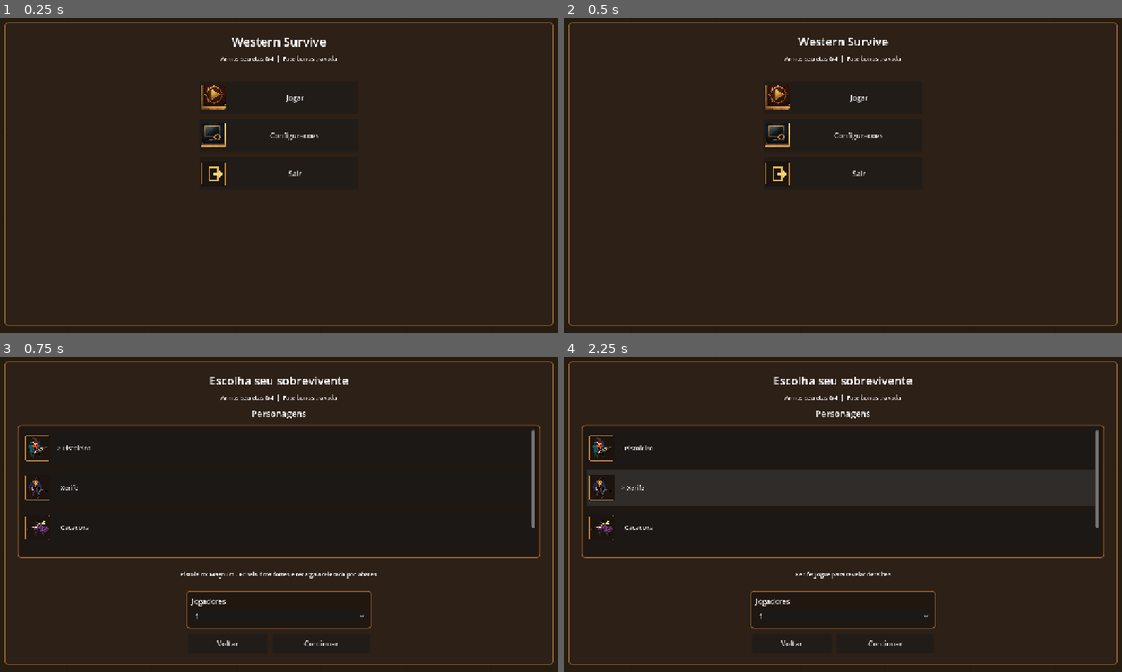
Above: before the commit, frames 1-4 (two rows, left to right).
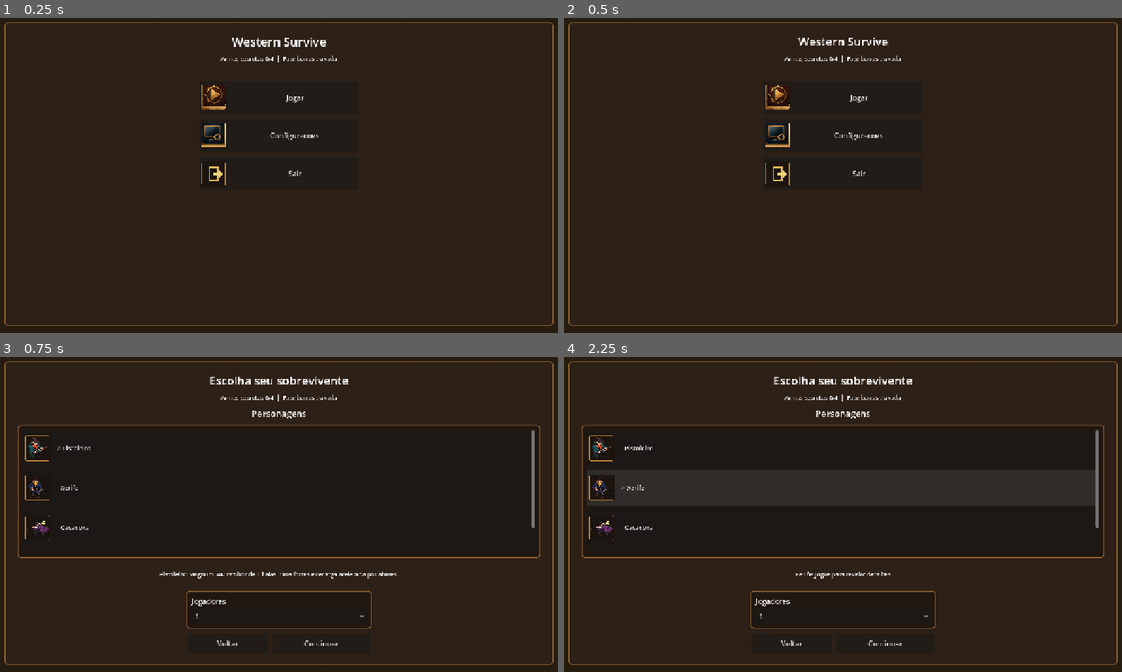
Above: after the commit, the same moments.

Repository: Xaxadox/WesternSurvive
Game: Godot game, scene res://scenes/splash_screen.tscn
Same seed, same stepped clock (60 frames per second), same inputs: the game is played once before the commit and once after it.
Inputs:
- Up to frame 1 (0.25 s): no input
- Up to frame 2 (0.5 s): no input
- Up to frame 3 (0.75 s): click "Jogar" at 0.5 s
- Up to frame 4 (2.25 s): click "> Pistoleiro" at 1.25 s; click "Xerife" at 2 s

Frames 1-2 are identical in both runs. In frame 3, 0.3% of the frame differs, in the area x 28-72%, y 68-71%; in frame 4, nothing differs.

Commit message:
Ajusta Magnum e efeitos de disparo

Diff:
--- a/project/scripts/Bullet.gd
+++ b/project/scripts/Bullet.gd
@@ -4,6 +4,8 @@
 var damage = 6
 var pierce = 1
 var lifetime = 1.6
+var initial_lifetime = 1.6
+var age = 0.0
 var hit_targets = {}
 var origin_position = Vector2.ZERO
 var source_weapon = ""
@@ -55,6 +57,8 @@
 	damage = amount
 	pierce = bullet_pierce
 	lifetime = bullet_lifetime
+	initial_lifetime = bullet_lifetime
+	age = 0.0
 	origin_position = global_position
 	rotation = safe_direction.angle()
 	source_weapon = str(options.get("source_weapon", ""))
@@ -93,6 +97,7 @@
 	queue_redraw()
 
 func _physics_process(delta):
+	age += delta
 	if ground_fire_active:
 		_process_ground_fire(delta)
 		return
@@ -153,7 +158,7 @@
 	return true
 
 func _can_ricochet():
-	return ricochet_count < max_ricochets and (visual == "bullet" or visual == "knife")
+	return ricochet_count < max_ricochets and (visual == "bullet" or visual == "magnum" or visual == "rifle_round" or visual == "shotgun_pellet" or visual == "knife")
 
 func _apply_ricochet(floor, next_global_position):
 	var current = global_position
@@ -282,6 +287,8 @@
 	rotation = 0.0
 	hit_targets.clear()
 	lifetime = maxf(ground_fire_duration, 0.1)
+	initial_lifetime = lifetime
+	age = 0.0
 	hit_radius = maxf(ground_fire_radius, hit_radius)
 	_set_collision_radius(hit_radius)
 	_play_combat_sfx("explosion")
@@ -309,7 +316,19 @@
 	return get_tree().get_nodes_in_group("enemies")
 
 func _draw():
+	if ground_fire_active:
+		_draw_fire()
+		return
+
 	match visual:
+		"magnum":
+			_draw_magnum_round()
+		"shotgun_pellet":
+			_draw_shotgun_pellet()
+		"rifle_round":
+			_draw_rifle_round()
+		"molotov":
+			_draw_molotov()
 		"knife":
 			_draw_knife()
 		"lasso":
@@ -335,6 +354,84 @@
 	draw_line(Vector2(-line_length * 0.45, 0), Vector2(line_length * 0.45, 0), color, 4)
 	draw_circle(Vector2(line_length * 0.45, 0), 4, Color("#fff6cf"))
 
+func _life_ratio():
+	return clampf(lifetime / maxf(initial_lifetime, 0.001), 0.0, 1.0)
+
+func _birth_flash():
+	return clampf(1.0 - age / 0.14, 0.0, 1.0)
+
+func _draw_magnum_round():
+	var flash = _birth_flash()
+	var trail_alpha = clampf(_life_ratio() * 0.58 + flash * 0.28, 0.0, 0.82)
+	draw_line(Vector2(-line_length * 0.92, 0), Vector2(-line_length * 0.18, 0), Color(color.r, color.g, color.b, trail_alpha), 4.0)
+	draw_line(Vector2(-line_length * 0.68, 0), Vector2(line_length * 0.22, 0), Color(1.0, 0.94, 0.62, 0.38), 2.0)
+	if flash > 0.0:
+		draw_polygon(PackedVector2Array([
+			Vector2(-line_length * 0.92, 0),
+			Vector2(-line_length * 0.52, -7.0 * flash),
+			Vector2(-line_length * 0.32, 0),
+			Vector2(-line_length * 0.52, 7.0 * flash)
+		]), PackedColorArray([
+			Color(1.0, 0.76, 0.28, flash * 0.70),
+			Color(1.0, 0.88, 0.35, flash * 0.55),
+			Color(1.0, 0.95, 0.70, flash * 0.45),
+			Color(1.0, 0.48, 0.18, flash * 0.42)
+		]))
+		draw_circle(Vector2(-line_length * 0.76, -4.0), 4.0 * flash, Color(0.72, 0.68, 0.58, flash * 0.32))
+	draw_polygon(PackedVector2Array([
+		Vector2(line_length * 0.44, 0.0),
+		Vector2(line_length * 0.16, -4.0),
+		Vector2(-line_length * 0.04, -3.0),
+		Vector2(-line_length * 0.12, 0.0),
+		Vector2(-line_length * 0.04, 3.0),
+		Vector2(line_length * 0.16, 4.0)
+	]), PackedColorArray([
+		Color("#fff1a6"),
+		Color("#d7a849"),
+		Color("#9c6b2c"),
+		Color("#7a4a25"),
+		Color("#b97d32"),
+		Color("#efca68")
+	]))
+
+func _draw_shotgun_pellet():
+	var flash = _birth_flash()
+	draw_line(Vector2(-line_length * 0.92, 0), Vector2(-line_length * 0.18, 0), Color(0.82, 0.77, 0.65, 0.34 + flash * 0.26), 3.0)
+	draw_circle(Vector2(-line_length * 0.55, sin(age * 37.0) * 1.2), 2.8 + flash * 2.2, Color(0.58, 0.54, 0.46, 0.22 + flash * 0.25))
+	draw_circle(Vector2(line_length * 0.20, 0), 4.0, Color("#2b241f"))
+	draw_circle(Vector2(line_length * 0.20, -1.0), 2.0, Color("#f6e0a4"))
+
+func _draw_rifle_round():
+	var flash = _birth_flash()
+	draw_line(Vector2(-line_length * 1.12, 0), Vector2(line_length * 0.36, 0), Color(color.r, color.g, color.b, 0.46), 3.0)
+	draw_line(Vector2(-line_length * 0.88, 0), Vector2(line_length * 0.48, 0), Color(0.86, 0.96, 1.0, 0.72), 1.5)
+	if flash > 0.0:
+		draw_line(Vector2(-line_length * 1.05, -3.0), Vector2(-line_length * 0.30, 3.0), Color(0.80, 0.92, 1.0, flash * 0.42), 2.0)
+	draw_polygon(PackedVector2Array([
+		Vector2(line_length * 0.58, 0),
+		Vector2(line_length * 0.18, -3.5),
+		Vector2(-line_length * 0.05, 0),
+		Vector2(line_length * 0.18, 3.5)
+	]), PackedColorArray([Color("#f3fbff"), color, Color("#667987"), color]))
+
+func _draw_molotov():
+	var flame = 0.72 + sin(age * 24.0) * 0.20
+	draw_line(Vector2(-13, 0), Vector2(9, 0), Color("#4b2f20"), 8.0)
+	draw_line(Vector2(-9, -2), Vector2(8, -2), Color("#8a5a36"), 3.0)
+	draw_rect(Rect2(4, -4, 7, 8), Color("#2a211b"))
+	draw_polygon(PackedVector2Array([
+		Vector2(12, 0),
+		Vector2(22, -7 * flame),
+		Vector2(18, 0),
+		Vector2(23, 7 * flame)
+	]), PackedColorArray([
+		Color(1.0, 0.90, 0.22, 0.84),
+		Color(1.0, 0.28, 0.06, 0.64),
+		Color(1.0, 0.72, 0.10, 0.72),
+		Color(1.0, 0.18, 0.04, 0.52)
+	]))
+	draw_line(Vector2(-line_length * 0.90, 0), Vector2(-line_length * 0.25, 0), Color(1.0, 0.34, 0.08, 0.28), 3.0)
+
 func _draw_knife():
 	draw_polygon(PackedVector2Array([
 		Vector2(line_length * 0.55, 0),
--- a/project/scripts/GameData.gd
+++ b/project/scripts/GameData.gd
@@ -5,8 +5,8 @@
 		"id": "gunslinger",
 		"name": "Pistoleiro",
 		"name_en": "Gunslinger",
-		"desc": "Magnum .38: seis tiros fortes e recarga acelerada por abates.",
-		"desc_en": "Magnum .38: six strong shots and kills speed up reloads.",
+		"desc": "Magnum .44: tambor de 6 balas, tiros fortes e recarga acelerada por abates.",
+		"desc_en": "Magnum .44: 6-round cylinder, strong shots, and kills speed up reloads.",
 		"starter_weapon": "revolver",
 		"synergy_weapon": "golden_revolver",
 		"synergy_desc": "Sinergia: Revolver Dourado ganha mais balas e recarga ainda mais curta.",
@@ -548,12 +548,12 @@
 
 static var WEAPON_DATA = {
 	"revolver": {
-		"name": "Magnum .38",
-		"name_en": "Magnum .38",
-		"desc": "Seis tiros de alto dano; perde forca em longo alcance.",
-		"desc_en": "Six high-damage shots; loses power at long range.",
-		"max_bonus": "Tambor Estendido: oito tiros e mais penetracao.",
-		"max_bonus_en": "Extended Cylinder: eight shots and more penetration.",
+		"name": "Magnum .44",
+		"name_en": "Magnum .44",
+		"desc": "Tambor de 6 balas com alto dano por disparo; perde forca em longo alcance.",
+		"desc_en": "6-round cylinder with high damage per shot; loses power at long range.",
+		"max_bonus": "Tiro de Elite: mais dano e penetracao.",
+		"max_bonus_en": "Elite Shot: more damage and penetration.",
 		"cooldown": 1.62,
 		"icon": "revolver"
 	},
@@ -676,8 +676,8 @@
 static var UNLOCK_RULE_DATA = {
 	"ghost_town:revolver": {
 		"weapon": "golden_revolver",
-		"text": "Magnum Dourada liberada por dominar a Magnum .38 na Cidade Fantasma.",
-		"text_en": "Golden Magnum unlocked by mastering the Magnum .38 in Ghost Town."
+		"text": "Magnum Dourada liberada por dominar a Magnum .44 na Cidade Fantasma.",
+		"text_en": "Golden Magnum unlocked by mastering the Magnum .44 in Ghost Town."
 	},
 	"broken_fort:shotgun": {
 		"weapon": "coach_gun",
--- a/project/scripts/Main.gd
+++ b/project/scripts/Main.gd
@@ -769,16 +769,41 @@
 
 	weapon_magazine_shots_left[weapon_id] = _weapon_magazine_size(weapon_id)
 	weapon_timers[weapon_id] = _weapon_cooldown(weapon_id)
+	var primary_shooter = _primary_weapon_shooter(weapon_id)
+	if primary_shooter != null:
+		_on_weapon_reloading(weapon_id, primary_shooter)
 
 func _weapon_uses_magazine(weapon_id):
-	return weapon_id == "shotgun" or weapon_id == "coach_gun"
-
-func _weapon_magazine_size(_weapon_id):
-	return 2
+	return weapon_id == "revolver" or weapon_id == "golden_revolver" or weapon_id == "shotgun" or weapon_id == "coach_gun"
+
+func _weapon_magazine_size(weapon_id):
+	match weapon_id:
+		"revolver":
+			return 6
+		"golden_revolver":
+			return 8
+		"shotgun", "coach_gun":
+			return 2
+		_:
+			return 1
 
 func _weapon_followup_delay(weapon_id):
 	var level_value = _weapon_level(weapon_id)
-	return maxf(0.18, 0.34 - float(level_value - 1) * 0.025)
+	match weapon_id:
+		"shotgun", "coach_gun":
+			return maxf(0.52, 0.74 - float(level_value - 1) * 0.035)
+		"revolver", "golden_revolver":
+			return maxf(0.16, 0.26 - float(level_value - 1) * 0.018)
+		_:
+			return 0.25
+
+func _primary_weapon_shooter(weapon_id):
+	for current_player in _alive_players():
+		var character = _character_for_player(current_player)
+		if str(character.get("starter_weapon", "")) == weapon_id or str(character.get("synergy_weapon", "")) == weapon_id:
+			return current_player
+	var alive = _alive_players()
+	return alive[0] if not alive.is_empty() else null
 
 func _spawn_enemy(initial):
 	if enemies.get_child_count() >= _enemy_cap():
@@ -1265,8 +1290,8 @@
 	match weapon_id:
 		"revolver", "golden_revolver":
 			var bonus_shots = 2 if weapon_id == "golden_revolver" else 0
-			var shots = 6 + int(level_value >= 4) + bonus_shots
-			var damage = 13 + level_value * 4 + bonus_shots * 2
+			var shots = _weapon_magazine_size(weapon_id)
+			var damage = 20 + level_value * 7 + bonus_shots * 3
 			var targets = 1 + int(level_value >= 4)
 			parts = [
 				_metric("damage", damage),
--- a/project/scripts/weapons/WeaponFire.gd
+++ b/project/scripts/weapons/WeaponFire.gd
@@ -23,11 +23,11 @@
 	"rifle": {
 		"family": "rifle",
 		"color": Color("#d8e4ff"),
-		"visual": "rail"
+		"visual": "rifle_round"
 	},
 	"fire_bottle": {
 		"family": "explosive",
-		"visual": "fire"
+		"visual": "molotov"
 	},
 	"horseshoe": {
 		"family": "horseshoe"
@@ -89,29 +89,18 @@
 
 	var level_value = context._weapon_level(weapon_id)
 	var evolved = context._is_evolved(weapon_id)
-	var shots = 6 + int(level_value >= 4) + int(evolved) + bonus_shots
-	if evolved:
-		shots = maxi(shots, 8)
-
-	var damage = context._scaled_damage(13 + level_value * 4 + bonus_shots * 2, shooter)
+	var damage = context._scaled_damage(20 + level_value * 7 + bonus_shots * 3, shooter)
 	var pierce = 1 + int(level_value >= 4) + int(evolved) * 2
-	var spread = 0.15 if shots > 1 else 0.0
-
-	for i in range(shots):
-		var offset = (float(i) - float(shots - 1) / 2.0) * spread
-		context._fire_projectile(shooter, base_direction.rotated(offset), damage, 1180.0 + level_value * 32.0, pierce, 0.92, {
-			"hit_radius": 6.0,
-			"visual": "bullet",
-			"color": color,
-			"line_length": 23.0,
-			"medium_range": 520.0,
-			"far_range": 880.0,
-			"medium_damage_mult": 0.72,
-			"far_damage_mult": 0.38
-		})
-
-	if context.has_method("_on_weapon_reloading"):
-		context._on_weapon_reloading(weapon_id, shooter)
+	context._fire_projectile(shooter, base_direction, damage, 1260.0 + level_value * 34.0, pierce, 1.02, {
+		"hit_radius": 6.5,
+		"visual": "magnum",
+		"color": color,
+		"line_length": 30.0,
+		"medium_range": 520.0,
+		"far_range": 900.0,
+		"medium_damage_mult": 0.72,
+		"far_damage_mult": 0.38
+	})
 
 static func _fire_shotgun(context, weapon_id, shooter, bonus_pellets):
 	var base_direction = context._weapon_direction(weapon_id, shooter)
@@ -132,7 +121,7 @@
 			t = float(i) / float(pellets - 1) - 0.5
 		context._fire_projectile(shooter, base_direction.rotated(t * spread), damage, 930.0, pierce, 0.48, {
 			"hit_radius": 5.8,
-			"visual": "bullet",
+			"visual": "shotgun_pellet",
 			"color": Color("#f2d799"),
 			"line_length": 14.0,
 			"medium_range": 180.0,
@@ -151,7 +140,7 @@
 
 	var level_value = context._weapon_level(weapon_id)
 	var evolved = context._is_evolved(weapon_id)
-	var is_fire = visual == "fire"
+	var is_fire = visual == "fire" or visual == "molotov"
 	var radius = 46.0 + level_value * 10.0
 	var damage = context._scaled_damage(8 + level_value * 4, shooter)
 	var speed = 520.0 + level_value * 34.0
